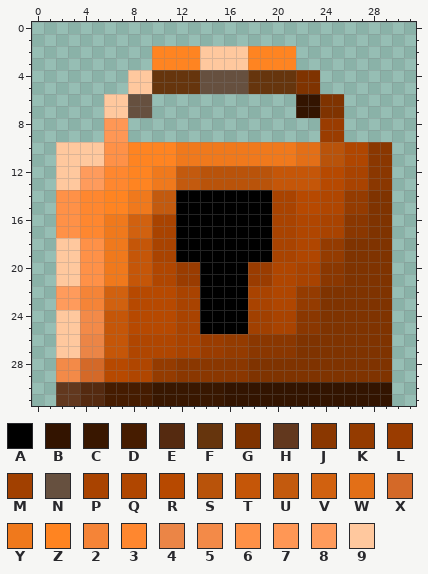
Two versions of one pixel-art sprite, Textures/Items/cadenas.png. This is how it looked before the edit.
The file is 32x32 pixels. Colours within 5 levels of each other are drawn and written as one.
Palette (. is transparent): A #000000  B #331400  C #391700  D #461c00  E #552a10  F #66350d  G #7f3300  H #62381e  J #8a3700  K #943b00  L #9a3c00  M #a14000  N #66503f  P #a94300  Q #b04600  R #b74900  S #b9530a  T #c55608  U #c35a0e  V #d1610f  W #e36f17  X #d46928  Y #f0791c  Z #ff8421  2 #f58437  3 #ff872f  4 #eb8546  5 #f38a48  6 #ff9147  7 #ff9755  8 #ff9b5c  9 #ffc89e
Pixels before, first column x 2:
 2 ........ZZZZ9999ZZZZ........
 3 ........ZZZZ9999ZZZZ........
 4 ......99FFFFNNNNFFFFGG......
 5 ......99FFFFNNNNFFFFGG......
 6 ....99NN............BBGG....
 7 ....99NN............BBGG....
 8 ....77................LL....
 9 ....77................LL....
10 999966ZZZZYYYYYYYYYYWWSSQQJJ
11 999966ZZZZYYYYYYYYYYWWSSQQJJ
12 998833ZZYYUUSSSSSSTTTTRRPPJJ
13 998833ZZYYUUSSSSSSTTTTRRPPJJ
14 6633ZZYYUUAAAAAAAAPPRRQQKKGG
15 6633ZZYYUUAAAAAAAAPPRRQQKKGG
16 6633YYVVPPAAAAAAAAPPQQPPJJGG
17 6633YYVVPPAAAAAAAAPPQQPPJJGG
18 9966YYTTPPAAAAAAAAPPQQKKGGGG
19 9966YYTTPPAAAAAAAAPPQQKKGGGG
20 9966YYTTQQLLAAAALLQQPPJJGGGG
21 9966YYTTQQLLAAAALLQQPPJJGGGG
22 8822VVRRRRPPAAAAPPQQKKGGGGGG
23 8822VVRRRRPPAAAAPPQQKKGGGGGG
24 9955TTRRRRPPAAAAMMPPJJGGGGGG
25 9955TTRRRRPPAAAAMMPPJJGGGGGG
26 9944TTQQQQPPLLKKJJJJGGGGGGGG
27 9944TTQQQQPPLLKKJJJJGGGGGGGG
28 55XXRRQQKKJJJJJJGGGGGGGGGGGG
29 55XXRRQQKKJJJJJJGGGGGGGGGGGG
30 HHEEDDDDCCCCCCBBBBBBBBBBBBBB
31 HHEEDDDDCCCCCCBBBBBBBBBBBBBB
Now the later version:
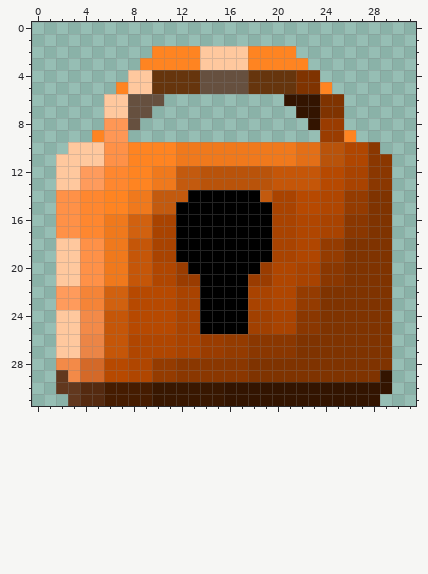
Change:
Changed rows in their new state; - is an unchanged pixel.
first column x 2:
 3 -------Z------------Z-------
 5 -----Z----------------Z-----
 6 --------N----------B--------
 8 ------N--------------B------
 9 ---Z--------------------Z---
10 .--------------------------.
first column x 12:
14 U------U
first column x 13:
20 A----A
first column x 2:
29 H--------------------------B
31 .--------------------------.
